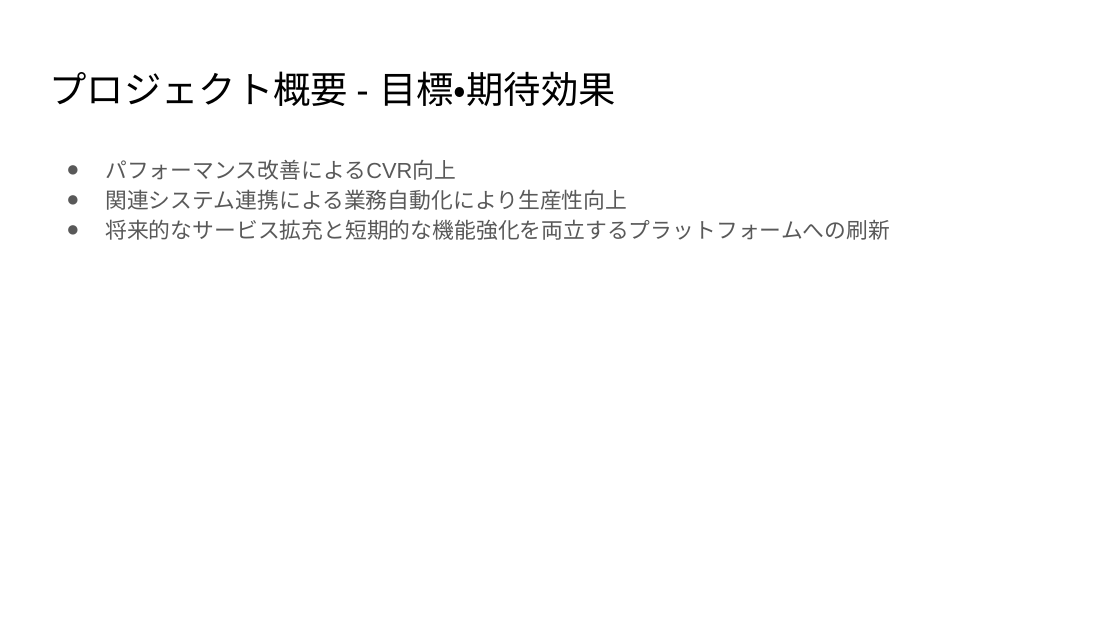
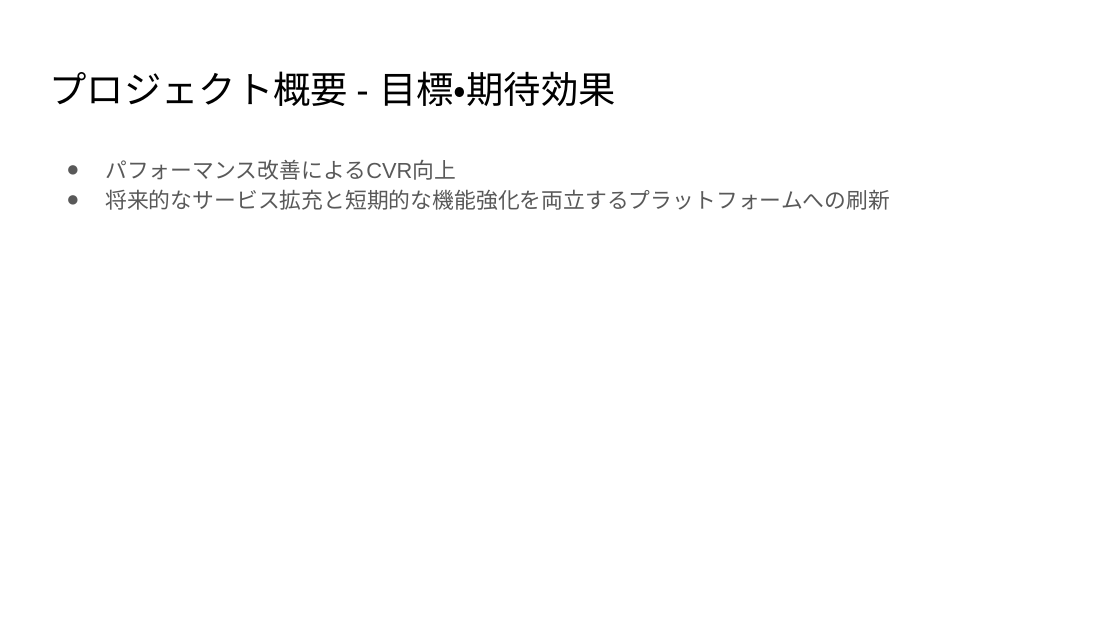
Before and after one commit to tomoriyamaaa/pm-cause-ec, a slide deck: slide 5 of RFP/RFP.pptx (slide 4 before the commit). Drawn at 1120x630 pixels with LibreOffice and Linux fonts; fonts in the diff are those of the drawing. Boxes give left, top, right and bottom in pixels: in the first picture for what was removed or moved away, otherwise in the second. Text is boxed around its words. In the diff, an @@ line names an element or a change of style, - is before the commit and + after.

```diff
--- a/RFP/RFP.pptx
+++ b/RFP/RFP.pptx
@@ text at bbox=[105, 189, 627, 210]: paragraph removed @@
-● 関連システム連携による業務自動化により生産性向上
```
Also in this commit, not shown: 8 other slides changed, 4 slides added.
